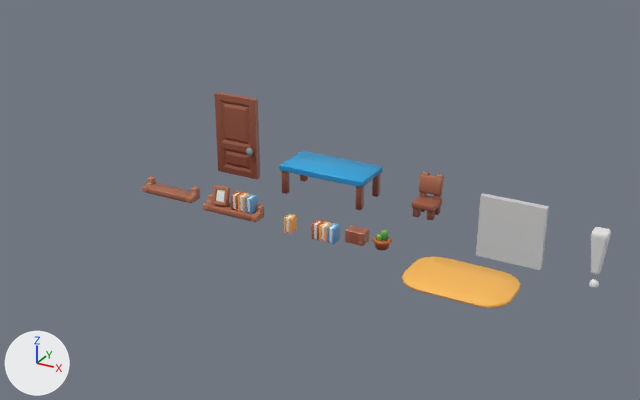
The glTF model assets/glb/Furnitures.glb: old version first, new version second.
One viewpoint serves both versions: a 50 mm lens placed at (12.55, -23.54, 11.48), pointed at (1.02, -2.57, 0.99). The axes (+X, +Y, +Z) are drawn at lower left. The lights are the same throughout. The picture after the commit comes second. Where no turn or scale is listed for an object, it has been applied to the vertices.

Names of what the first picture shows: 'Door_A-col', 'book_set-col', 'chair_B_wood-col', 'exclamation_mark-col', 'rug_oval_A-col', 'shelf_B_large-col', 'shelf_B_large_decorated-col', 'table_medium_long-col', 'whiteboard-col' and 3 more.
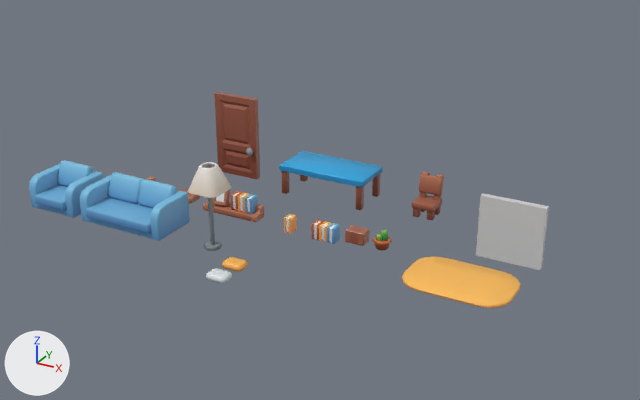
Boxes (x1, y1, x2, y2) around the edits, measured in the pictures (640 x 400 px):
'couch-col', added (blue): after (80, 172, 190, 241)
'armchair-col', added (blue): after (29, 160, 104, 218)
'lamp_standing-col', added: after (188, 162, 232, 251)
'exclamation_mark-col', deleted: before (589, 227, 611, 289)
'pillow_B-col', added: after (206, 268, 232, 284)
'pillow_A-col', added: after (222, 257, 248, 272)

The change, as a list of edits to the scene's bpy script:
```text
Add mat_furniture_texture_006:
    mat_furniture_texture_006 = principled_material('furniture_texture.006')
    mat_furniture_texture_006.texture = img_furniturebits_texture
Add mat_furniture_texture_004:
    mat_furniture_texture_004 = principled_material('furniture_texture.004')
    mat_furniture_texture_004.texture = img_furniturebits_texture
Add mat_furniture_texture_003:
    mat_furniture_texture_003 = principled_material('furniture_texture.003')
    mat_furniture_texture_003.texture = img_furniturebits_texture
Add mat_furniture_texture_002:
    mat_furniture_texture_002 = principled_material('furniture_texture.002')
    mat_furniture_texture_002.texture = img_furniturebits_texture
Add mat_furniture_texture_001:
    mat_furniture_texture_001 = principled_material('furniture_texture.001')
    mat_furniture_texture_001.texture = img_furniturebits_texture
Add me_cube_019:
    me_cube_019.from_pydata(...)  # 45 vertices, 86 faces; spans x -0.325..0.325, y -0.25..0.25, z -0.1..0.1
    me_cube_019.materials.append(mat_furniture_texture_006)  # picture img_furniturebits_texture
Add me_cube_006:
    me_cube_006.from_pydata(...)  # 45 vertices, 86 faces; spans x -0.325..0.325, y -0.25..0.25, z -0.1..0.1
    me_cube_006.materials.append(mat_furniture_texture_004)  # picture img_furniturebits_texture
Add me_plane_001:
    me_plane_001.from_pydata(...)  # 270 vertices, 528 faces; spans x -0.9..0.9, y -0.85..0.75, z 0.0..1.22
    me_plane_001.materials.append(mat_furniture_texture_003)  # picture img_furniturebits_texture
Add me_sphere_002:
    me_sphere_002.from_pydata(...)  # 164 vertices, 320 faces; spans x -0.5..0.5, y -0.5..0.5, z 0.0..2.52
    me_sphere_002.materials.append(mat_furniture_texture_002)  # picture img_furniturebits_texture
Add me_plane_002:
    me_plane_002.from_pydata(...)  # 322 vertices, 636 faces; spans x -1.5..1.5, y -0.85..0.75, z 0.0..1.22
    me_plane_002.materials.append(mat_furniture_texture_001)  # picture img_furniturebits_texture
Remove ob_exclamation_mark_col:
    ob_exclamation_mark_col = bpy.data.objects.new('exclamation_mark-col', me_立方体_001)
    ob_exclamation_mark_col.location = (8.62, 0.0, 0.0)
Add ob_pillow_b_col:
    ob_pillow_b_col = bpy.data.objects.new('pillow_B-col', me_cube_019)
    ob_pillow_b_col.location = (0.0, -6.36, 0.0)
Add ob_pillow_a_col:
    ob_pillow_a_col = bpy.data.objects.new('pillow_A-col', me_cube_006)
    ob_pillow_a_col.location = (0.0, -5.59, 0.0)
Add ob_armchair_col:
    ob_armchair_col = bpy.data.objects.new('armchair-col', me_plane_001)
    ob_armchair_col.location = (-6.92, -4.71, 0.0)
Add ob_lamp_standing_col:
    ob_lamp_standing_col = bpy.data.objects.new('lamp_standing-col', me_sphere_002)
    ob_lamp_standing_col.location = (-1.15, -5.01, 0.0)
Add ob_couch_col:
    ob_couch_col = bpy.data.objects.new('couch-col', me_plane_002)
    ob_couch_col.location = (-4.21, -4.72, 0.0)
```
